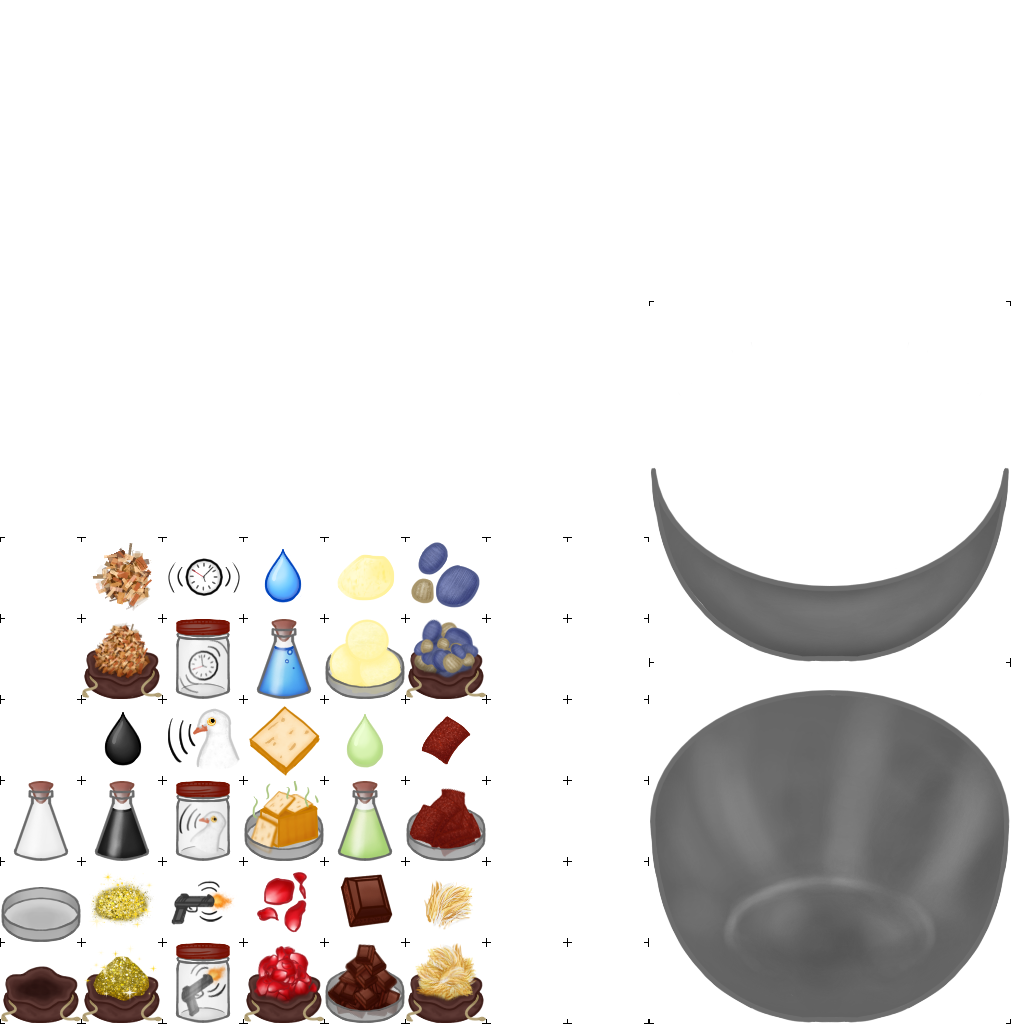
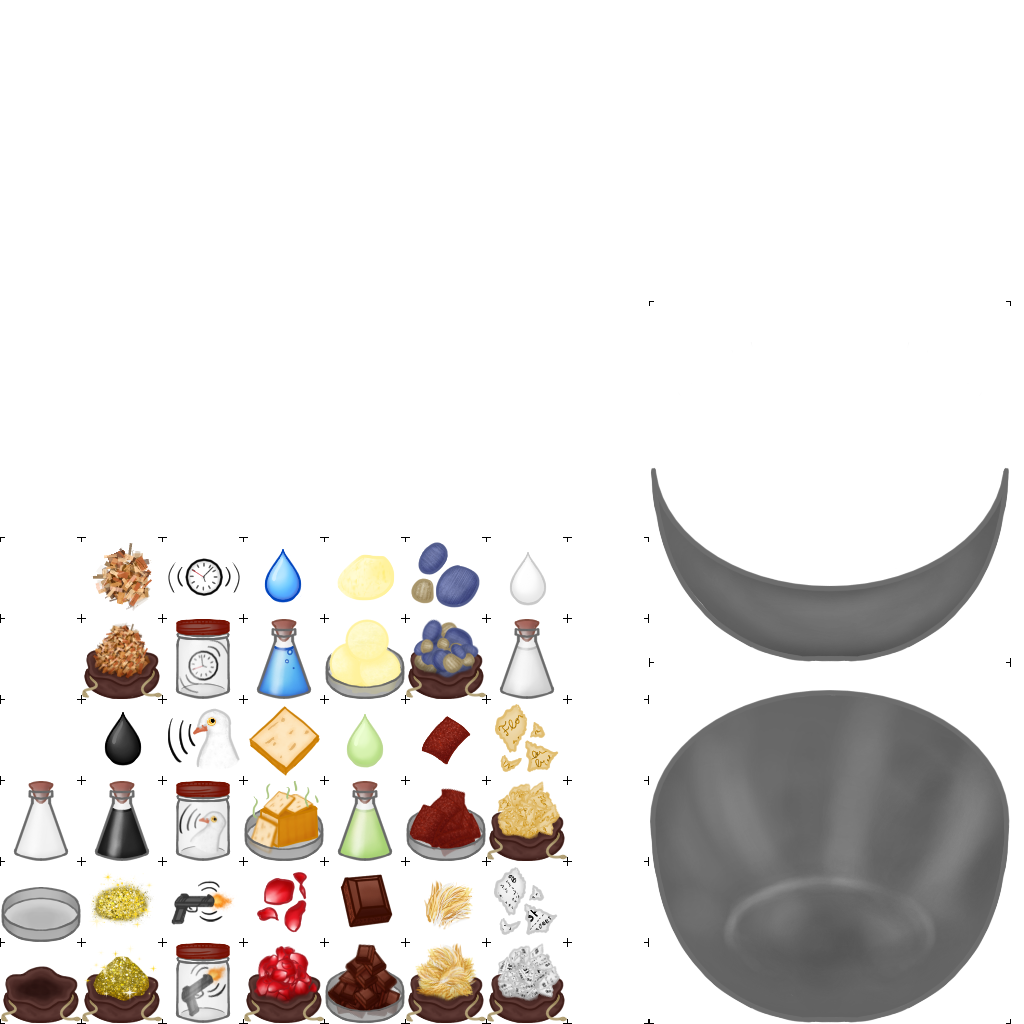
Layered file, before and after one edit (w=1024, h=1024). Changes by layer:
added group "mind" with 6 layers above "touch" over [487, 552, 567, 1023]
added layer "bowl owl tears.png" in group "mind" over [509, 552, 547, 606]
added layer "ingredient owl tears.png" in group "mind" over [495, 619, 555, 747]
added layer "bowl poetry.png" in group "mind" over [495, 704, 559, 832]
added layer "ingredient poetry.png" in group "mind" over [487, 781, 567, 909]
added layer "bowl receipts.png" in group "mind" over [494, 867, 558, 995]
added layer "ingredient receipts.png" in group "mind" over [487, 943, 567, 1023]
